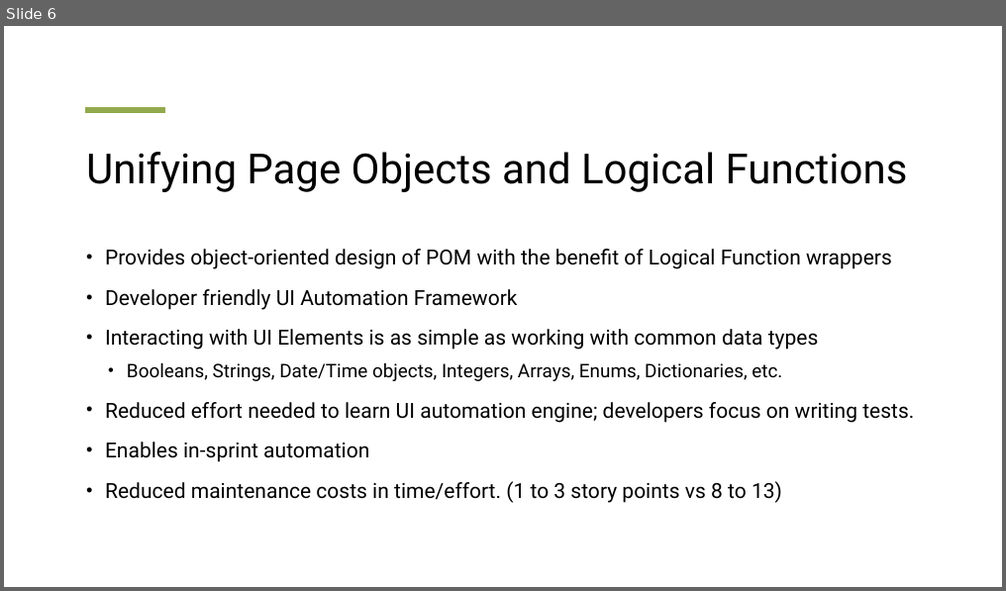
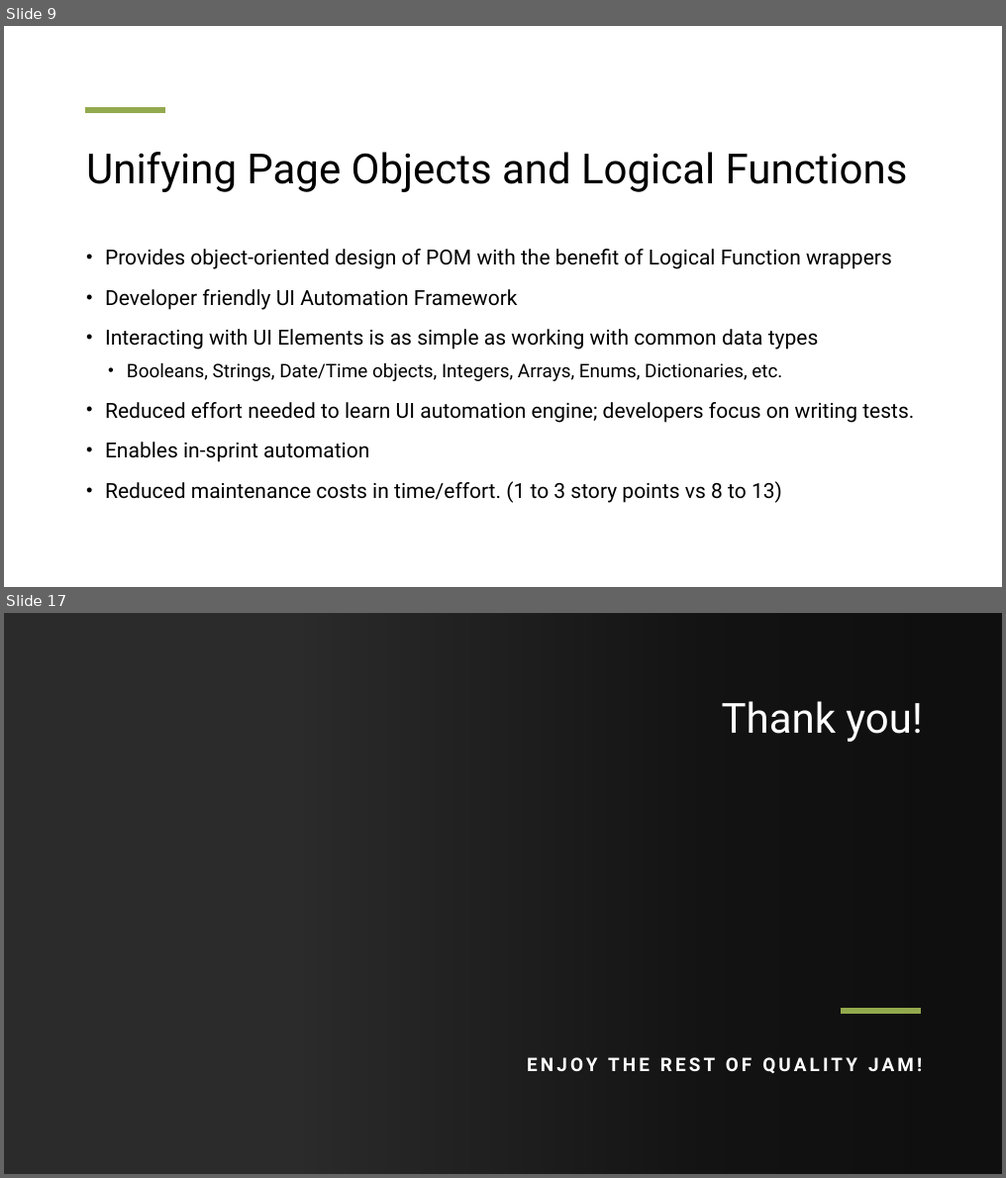
Before and after one commit to Snip3rM00n/pnsqc_quality_jam_demo, a slide deck: HybridPOMLFM.pptx. Shown one above the other, each under a label of ours: slide 6 before the commit, slides 9 and 17 after it; the slides between them are not shown. The pictures are 1006x591 and 1006x1178 pixels, drawn with LibreOffice and Linux fonts; fonts in the diff are those of the drawing; background and template pictures are left out; a plain dark background stands for a picture behind light text. Boxes give left, top, right and bottom in pixels: in the first picture for what was removed or moved away, otherwise in the second. Text is boxed around its words. In the diff, an @@ line names an element or a change of style, - is before the commit and + after.

```diff
--- a/HybridPOMLFM.pptx
+++ b/HybridPOMLFM.pptx
@@ slide 17 added at box(4, 613, 1002, 1174), background picture (left out) @@
@@ rectangle added at box(4, 613, 1002, 1174), fill #FFFFFF @@
@@ rectangle added at box(303, 613, 1002, 1174), fill gradient #000000 @@
@@ title added at box(722, 701, 922, 742), 40 pt, text #FFFFFF @@
+Thank you!
@@ line added from (841, 1011) to (921, 1011), #93A94E 6 pt @@
@@ subtitle added at box(527, 1058, 922, 1074), 18 pt, text #FFFFFF, bold @@
+ENJOY THE REST OF QUALITY JAM!
@@ what was slide 6 is now slide 9 @@
```
Also in this commit, not shown: 2 slides changed, 9 other slides added, 11 other files.
